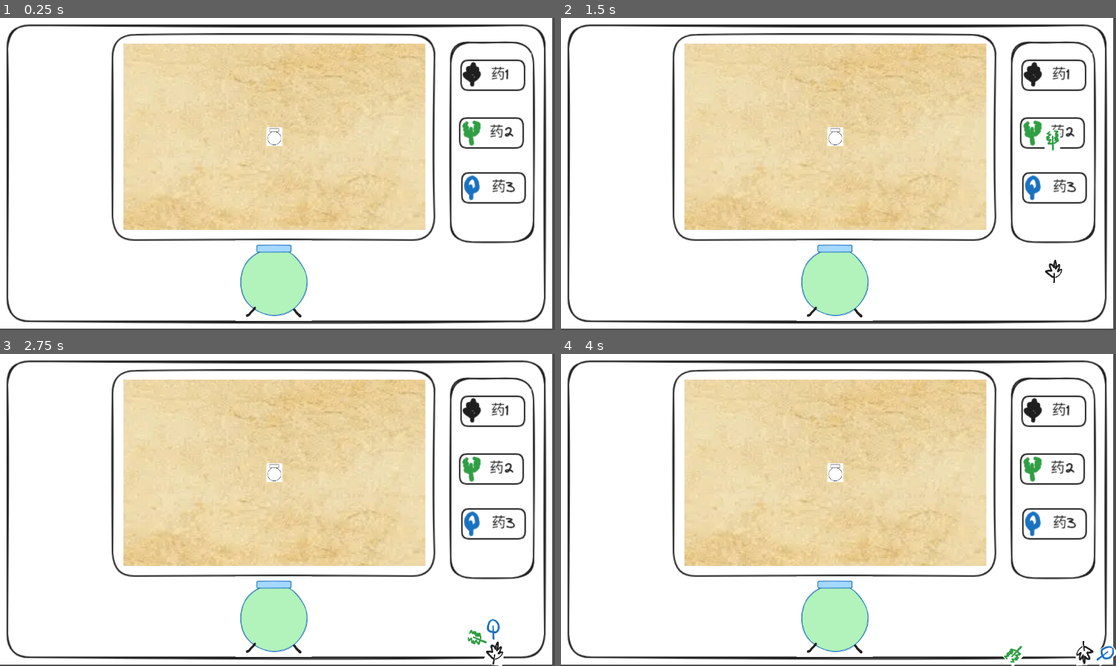
Above: before the commit, frames 1-4 (two rows, left to right).
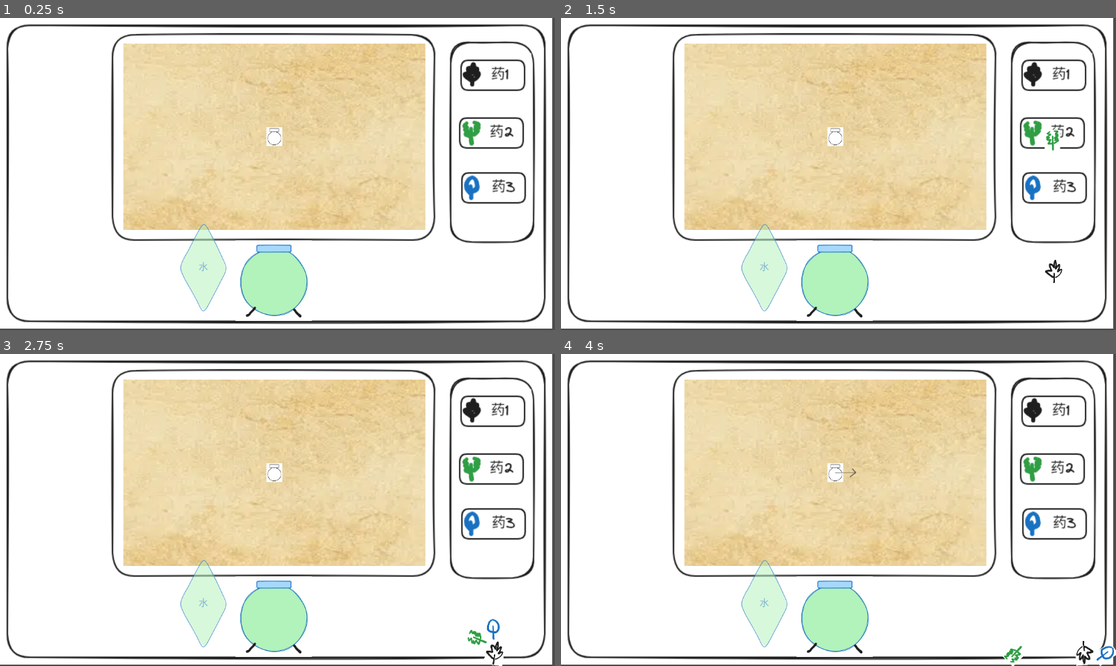
Above: after the commit, the same moments.

Repository: NoobEric0746/Potion-Bingyan
Game: Godot game, scene res://sprites/main.tscn
Two runs of this game, one before a commit and one after it. Both use one fixed random seed, a clock stepped at 60 frames per second and the inputs below.
Inputs (mouse positions are in pixels of both pictures, inside the frame that each line leads up to; where the layout moved, square brackets give the same spot in the first picture):
- Up to frame 1 (0.25 s): no input
- Up to frame 2 (1.5 s): click (1054, 74) at 0.5 s; click (1054, 133) at 1.25 s
- Up to frame 3 (2.75 s): click (493, 522) at 2 s
- Up to frame 4 (4 s): click (832, 616) at 2.75 s; click (766, 603) [832, 616] at 3.5 s

The runs differ from the first frame. In frame 1, 1.7% of the frame differs, in the area x 22-77%, y 8-94%; in frame 2, 1.7%; in frame 3, 1.7%; in frame 4, 1.8%.

Commit message:
能加水啦

Diff:
--- a/dot.gd
+++ b/dot.gd
@@ -23,3 +23,10 @@
 func _process(delta):
 	if GlobalGameManager.now_step >= step:
 		queue_free()
+	if GlobalGameManager.potion_watering:
+		var potion = get_parent().get_node("Potion")
+		var direction = potion.start_pos - potion.global_position
+		if direction.length() < 2.0:
+			return
+		var movement = direction.normalized()
+		global_position += movement
--- a/scripts/GlobalGameManager.gd
+++ b/scripts/GlobalGameManager.gd
@@ -4,6 +4,8 @@
 var ingredient_queue = Queue.new()
 var durability_queue = Queue.new()
 var now_step = 0
+var potion_watering = false
+var show_arrow = false
 
 signal queue_changed
 
@@ -42,6 +44,9 @@
 func ismoving() -> bool:
 	return potion_moving
 
+func set_watering(i: bool):
+	potion_watering = i
+
 func add_ingredient(ingredient):
 	ingredient_queue.enqueue(ingredient)
 	durability_queue.enqueue(100)
--- a/scripts/potion.gd
+++ b/scripts/potion.gd
@@ -1,9 +1,21 @@
 extends Area2D
+
+var start_pos = Vector2.ZERO
 
 func _ready():
 	set_process(true)
+	start_pos = global_position
+
+
 func _process(delta: float) -> void:
 	if GlobalGameManager.ismoving():
-		print(GlobalGameManager.get_now_ingredient())
+		#print(GlobalGameManager.get_now_ingredient())
 		position += GlobalGameManager.get_direction_by_ingredient(GlobalGameManager.get_now_ingredient())
 		GlobalGameManager.use_ingredient();
+	if GlobalGameManager.potion_watering:
+		print("water")
+		var direction = start_pos - global_position
+		if direction.length() < 2.0:
+			return
+		var movement = direction.normalized()
+		global_position += movement
--- /dev/null
+++ b/sprites/Water.tscn
@@ -0,0 +1,8 @@
+[gd_scene load_steps=2 format=3 uid="uid://dlq5n70btwi0t"]
+
+[ext_resource type="Texture2D" uid="uid://bmdt4uni3ms72" path="res://art/water.png" id="1_5qmdp"]
+
+[node name="TextureButton" type="TextureButton"]
+offset_right = 40.0
+offset_bottom = 40.0
+texture_normal = ExtResource("1_5qmdp")
--- /dev/null
+++ b/sprites/arrow.gd
@@ -0,0 +1,12 @@
+extends Sprite2D
+
+func _process(delta: float) -> void:
+	if GlobalGameManager.show_arrow:
+		show()
+	else:
+		hide()
+	var potion = get_parent().get_node("Potion")
+	position = potion.position
+	var direction = potion.start_pos - potion.global_position
+	var angle_rad = direction.angle()
+	rotation = angle_rad
--- a/sprites/main.tscn
+++ b/sprites/main.tscn
@@ -6,6 +6,8 @@
 [ext_resource type="PackedScene" uid="uid://y8gcs44h5f6w" path="res://sprites/walls.tscn" id="5_ey6f8"]
 [ext_resource type="PackedScene" uid="uid://cvmmqbjf34oh3" path="res://sprites/potion_map.tscn" id="6_k56x5"]
 [ext_resource type="PackedScene" uid="uid://ddqcswb0jiril" path="res://sprites/pot.tscn" id="6_r3i6n"]
+[ext_resource type="PackedScene" uid="uid://dlq5n70btwi0t" path="res://sprites/Water.tscn" id="7_o8i82"]
+[ext_resource type="Script" uid="uid://cusqbfa5ajok0" path="res://sprites/water.gd" id="8_1t0ju"]
 
 [node name="Main" type="Node2D"]
 script = ExtResource("1_r3i6n")
@@ -25,21 +27,35 @@
 
 [node name="Walls" parent="." instance=ExtResource("5_ey6f8")]
 
+[node name="SubViewportContainer" type="SubViewportContainer" parent="."]
+offset_left = 256.0
+offset_top = 53.0
+offset_right = 883.0
+offset_bottom = 440.0
+
+[node name="SubViewport" type="SubViewport" parent="SubViewportContainer"]
+handle_input_locally = false
+size = Vector2i(627, 387)
+render_target_update_mode = 4
+
+[node name="PotionMap" parent="SubViewportContainer/SubViewport" instance=ExtResource("6_k56x5")]
+position = Vector2(-309, -176)
+scale = Vector2(0.5, 0.5)
+
 [node name="Pot" parent="." instance=ExtResource("6_r3i6n")]
 offset_left = 489.0
 offset_top = 462.0
 offset_right = 647.0
 offset_bottom = 629.0
 
-[node name="SubViewportContainer" type="SubViewportContainer" parent="."]
-offset_left = 256.0
-offset_top = 53.0
-offset_right = 876.0
-offset_bottom = 439.0
+[node name="Water" parent="." instance=ExtResource("7_o8i82")]
+offset_left = 361.0
+offset_top = 412.0
+offset_right = 483.0
+offset_bottom = 624.0
+script = ExtResource("8_1t0ju")
 
-[node name="SubViewport" type="SubViewport" parent="SubViewportContainer"]
-size = Vector2i(627, 387)
-
-[node name="PotionMap" parent="SubViewportContainer/SubViewport" instance=ExtResource("6_k56x5")]
-position = Vector2(24, 20)
-scale = Vector2(0.5, 0.5)
+[connection signal="button_down" from="Water" to="Water" method="_on_button_down"]
+[connection signal="button_up" from="Water" to="Water" method="_on_button_up"]
+[connection signal="mouse_entered" from="Water" to="Water" method="_on_mouse_entered"]
+[connection signal="mouse_exited" from="Water" to="Water" method="_on_mouse_exited"]
--- a/sprites/potion_map.tscn
+++ b/sprites/potion_map.tscn
@@ -1,23 +1,38 @@
-[gd_scene load_steps=6 format=3 uid="uid://cvmmqbjf34oh3"]
+[gd_scene load_steps=9 format=3 uid="uid://cvmmqbjf34oh3"]
 
 [ext_resource type="Texture2D" uid="uid://o430qjgc2qlr" path="res://art/map.png" id="1_53hhi"]
 [ext_resource type="Script" uid="uid://dvk1x0jhfgqtm" path="res://sprites/potion_map.gd" id="1_j4lu0"]
 [ext_resource type="PackedScene" uid="uid://c4phys4gykhc4" path="res://sprites/dot.tscn" id="2_8ltbf"]
 [ext_resource type="PackedScene" uid="uid://bwnjxwn1xmd1u" path="res://sprites/potion.tscn" id="2_j4lu0"]
 [ext_resource type="Script" uid="uid://dp28pn5gkb3sv" path="res://scripts/potion.gd" id="3_8ltbf"]
+[ext_resource type="Texture2D" uid="uid://d53penhamngk" path="res://art/arrow.png" id="6_wmpke"]
+[ext_resource type="Script" uid="uid://dq7cp1hbnb20p" path="res://sprites/arrow.gd" id="7_l6pwf"]
+[ext_resource type="Texture2D" uid="uid://0bydmd535nd2" path="res://art/center.png" id="8_l6pwf"]
 
 [node name="PotionMap" type="Node2D"]
 script = ExtResource("1_j4lu0")
 dot = ExtResource("2_8ltbf")
 
 [node name="TextureRect" type="TextureRect" parent="."]
-offset_right = 1221.5
-offset_bottom = 740.5
+offset_left = -1217.0
+offset_top = -734.0
+offset_right = 4.5
+offset_bottom = 6.5
 scale = Vector2(2, 2)
 texture = ExtResource("1_53hhi")
 
+[node name="Center" type="Sprite2D" parent="."]
+texture = ExtResource("8_l6pwf")
+offset = Vector2(-7.5, 9.55)
+
 [node name="Potion" parent="." instance=ExtResource("2_j4lu0")]
-position = Vector2(1257, 747)
+position = Vector2(-7, 3)
 script = ExtResource("3_8ltbf")
 
 [node name="Camera2D" type="Camera2D" parent="Potion"]
+
+[node name="Arrow" type="Sprite2D" parent="."]
+position = Vector2(99, -1)
+texture = ExtResource("6_wmpke")
+offset = Vector2(42, 0)
+script = ExtResource("7_l6pwf")
--- /dev/null
+++ b/sprites/water.gd
@@ -0,0 +1,16 @@
+extends TextureButton
+
+
+func _on_button_down() -> void:
+	GlobalGameManager.set_watering(true)
+
+func _on_button_up() -> void:
+	GlobalGameManager.set_watering(false)
+
+
+func _on_mouse_entered() -> void:
+	GlobalGameManager.show_arrow = true
+
+
+func _on_mouse_exited() -> void:
+	GlobalGameManager.show_arrow = false
Binary file added: art/arrow.png
Not shown, added: art/arrow.png.import
Binary file added: art/center.png
Not shown, added: art/center.png.import
Binary file added: art/water.png
Not shown, added: art/water.png.import
Not shown, added: sprites/arrow.gd.uid
Not shown: 1 places in sprites/main.tscn that only renumber resources
Not shown, added: sprites/water.gd.uid
